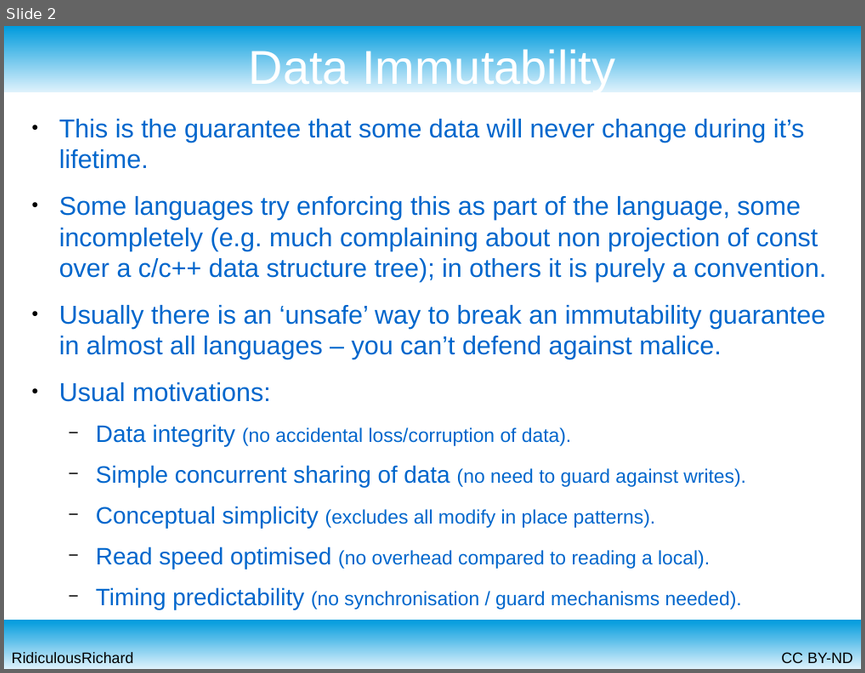
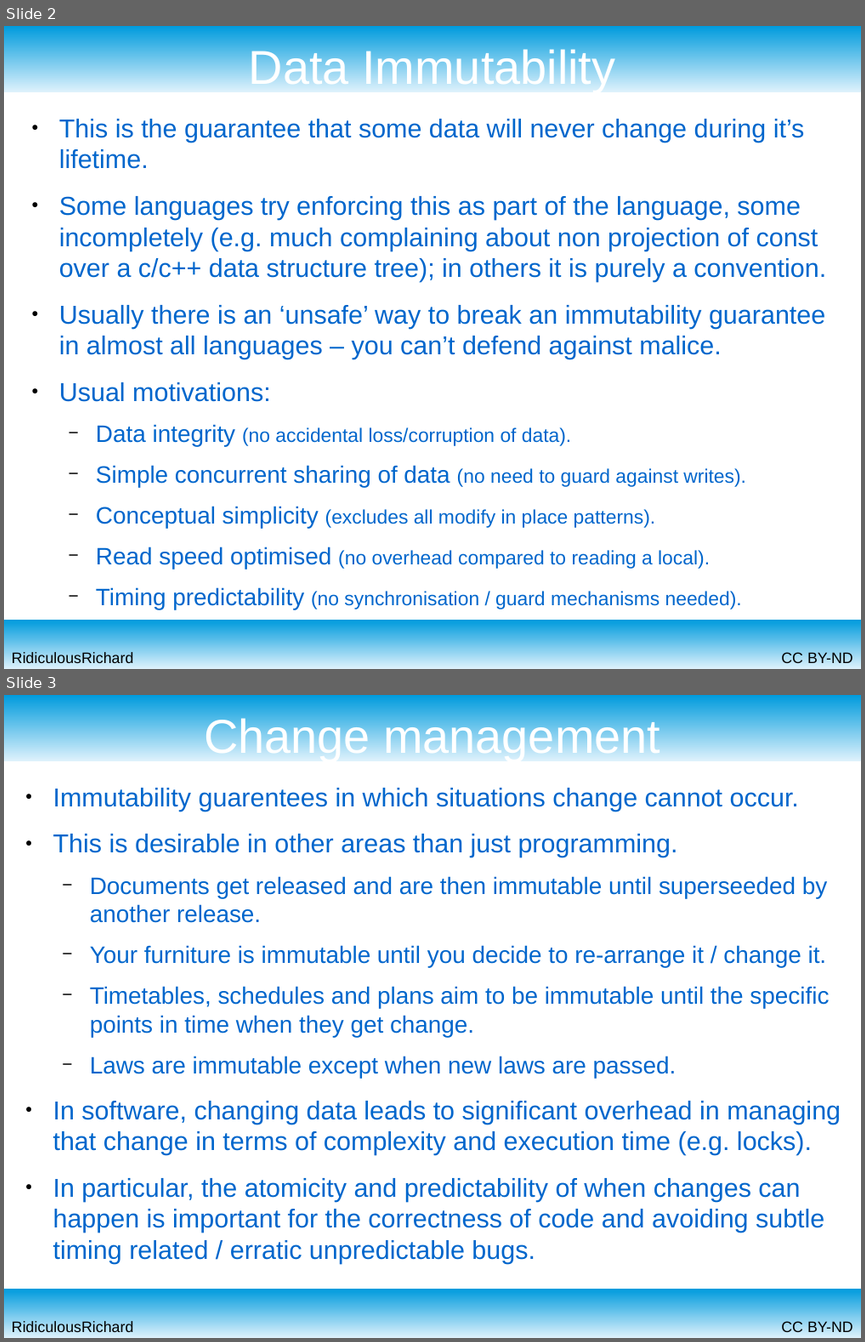
Before and after one commit to RidiculousRichard/presentations, a slide deck: Data Immutability in Software and where to find it.odp. Shown one above the other, each under a label of ours: slide 2 before the commit, slides 2 and 3 after it. The pictures are 865x673 and 865x1342 pixels, drawn with LibreOffice and Linux fonts; fonts in the diff are those of the drawing. Boxes give left, top, right and bottom in pixels: in the first picture for what was removed or moved away, otherwise in the second. Text is boxed around its words. In the diff, an @@ line names an element or a change of style, - is before the commit and + after.

Commit message:
Added data immutability desirability in areas other than programming

```diff
--- a/Data Immutability in Software and where to find it.odp
+++ b/Data Immutability in Software and where to find it.odp
@@ slide 3 added at bbox=[4, 695, 861, 1338], background #FFFFFF; not listed: 4 template elements that a slide beside it also shows @@
@@ title added at bbox=[204, 715, 660, 761], 44 pt, text #FFFFFF @@
+Change management
@@ text added at bbox=[53, 788, 840, 1264], 24 pt, text #0066CC @@
+● Immutability guarentees in which situations change cannot occur.
+● This is desirable in other areas than just programming.
+  − Documents get released and are then immutable until superseeded by another release.
+  − Your furniture is immutable until you decide to re-arrange it / change it.
+  − Timetables, schedules and plans aim to be immutable until the specific points in time when they get change.
+  − Laws are immutable except when new laws are passed.
+● In software, changing data leads to significant overhead in managing that change in terms of complexity and execution time (e.g. locks).
+● In particular, the atomicity and predictability of when changes can happen is important for the correctness of code and avoiding subtle timing related / erratic unpredictable bugs.
```
Also in this commit, not shown: 10 other slides changed.
